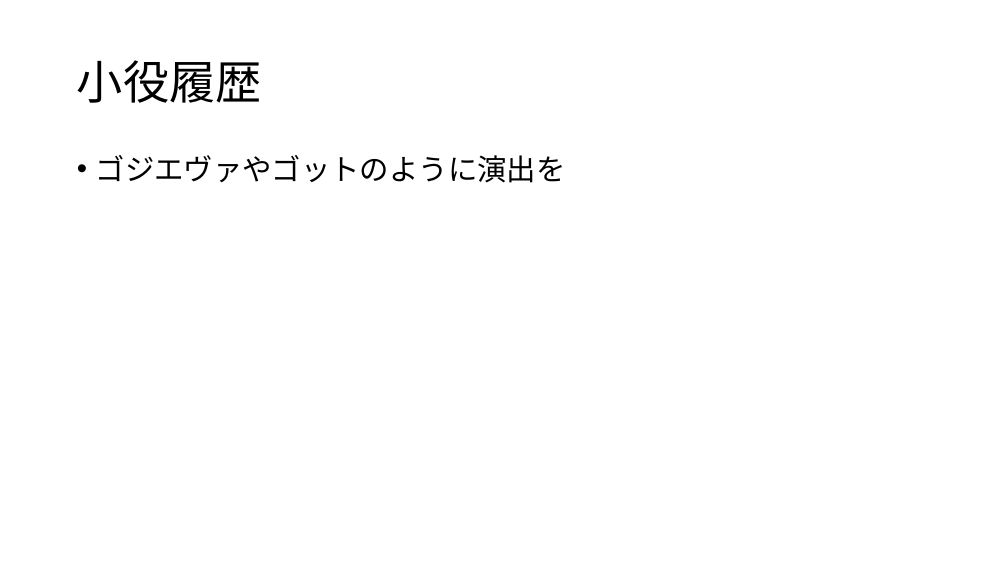
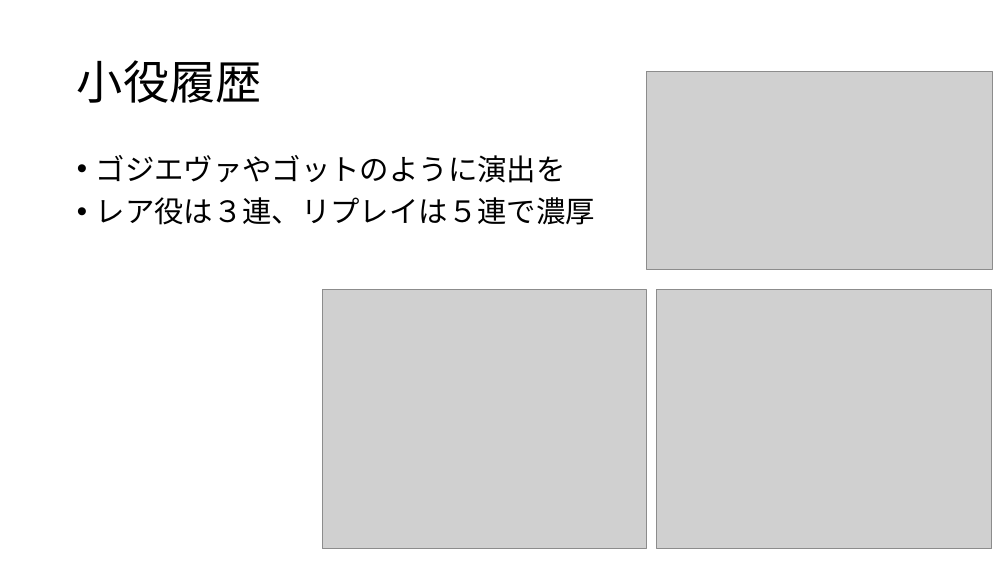
Before and after one commit to k245014-bot/l-, a slide deck: slide 8 of Docments/tex/映像・演出関連企画書.pptx (slide 5 before the commit). Drawn at 1008x567 pixels with LibreOffice and Linux fonts; fonts in the diff are those of the drawing; grey boxes stand for pictures. Boxes give left, top, right and bottom in pixels: in the first picture for what was removed or moved away, otherwise in the second. Text is boxed around its words. In the diff, an @@ line names an element or a change of style, - is before the commit and + after.

```diff
--- a/Docments/tex/映像・演出関連企画書.pptx
+++ b/Docments/tex/映像・演出関連企画書.pptx
@@ picture added at [647, 72, 993, 270] @@
@@ text at [96, 197, 595, 225]: paragraph added @@
+• レア役は３連、リプレイは５連で濃厚
@@ picture added at [322, 290, 646, 549] @@
@@ picture added at [657, 290, 993, 549] @@
```
Also in this commit, not shown: 1 other slide changed, 3 slides added.
